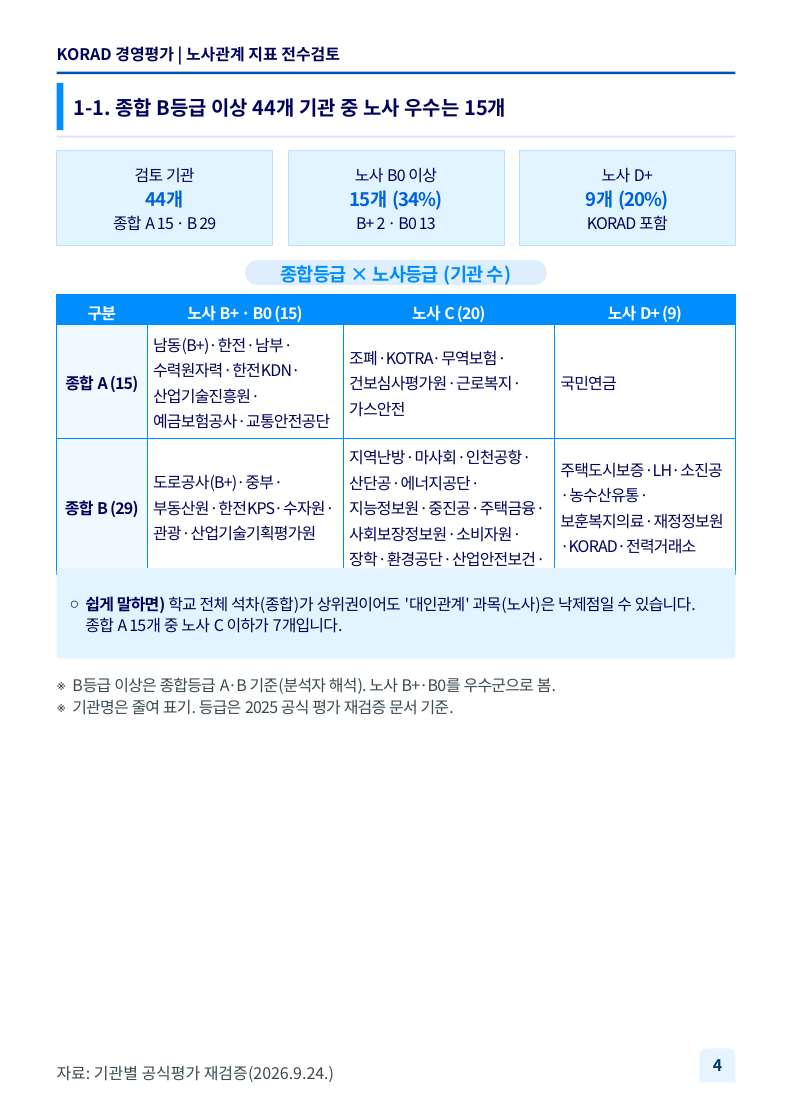
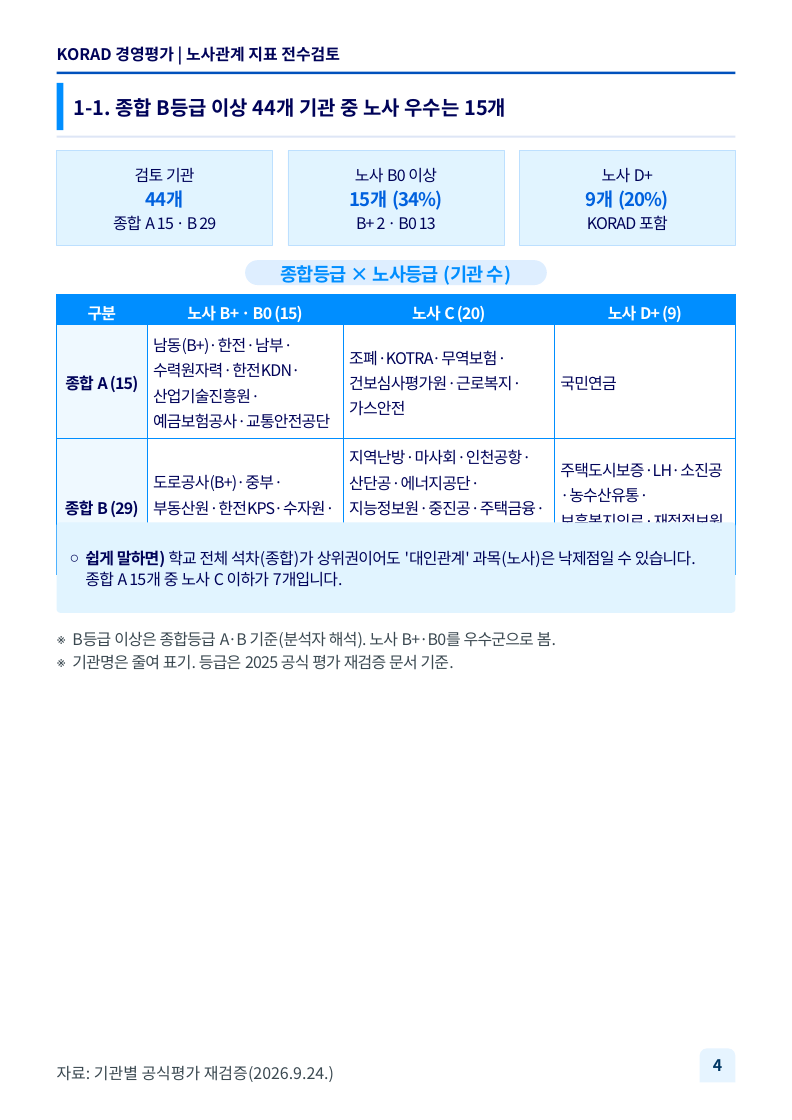
Before and after one commit to khjlsi-creator/claude, a slide deck: slide 4 of korad-경영평가-ppt/KORAD_경영평가_노사관계_A4세로.pptx. Drawn at 792x1120 pixels with LibreOffice and Linux fonts; fonts in the diff are those of the drawing; background and template pictures are left out. Boxes give left, top, right and bottom in pixels: in the first picture for what was removed or moved away, otherwise in the second. Text is boxed around its words. In the diff, an @@ line names an element or a change of style, - is before the commit and + after.

```diff
--- a/korad-경영평가-ppt/KORAD_경영평가_노사관계_A4세로.pptx
+++ b/korad-경영평가-ppt/KORAD_경영평가_노사관계_A4세로.pptx
@@ table: place and size @@
-table at [57,294,735,600]
+table at [57,294,735,571]
@@ rounded rectangle "쉽게 말하면) 학교 전체 석차(종합)가 ...": place and size @@
-rounded rectangle "쉽게 말하면) 학교 전체 석차(종합)가 ..." at [57,568,735,658]
+rounded rectangle "쉽게 말하면) 학교 전체 석차(종합)가 ..." at [57,522,735,612]
@@ text "B등급 이상은 종합등급 A·B 기준(분석자 ...": place and size @@
-text "B등급 이상은 종합등급 A·B 기준(분석자 ..." at [72,677,556,715]
+text "B등급 이상은 종합등급 A·B 기준(분석자 ..." at [72,631,556,670]
```
Also in this commit, not shown: 6 other slides changed, 5 slides added, 6 other files.
